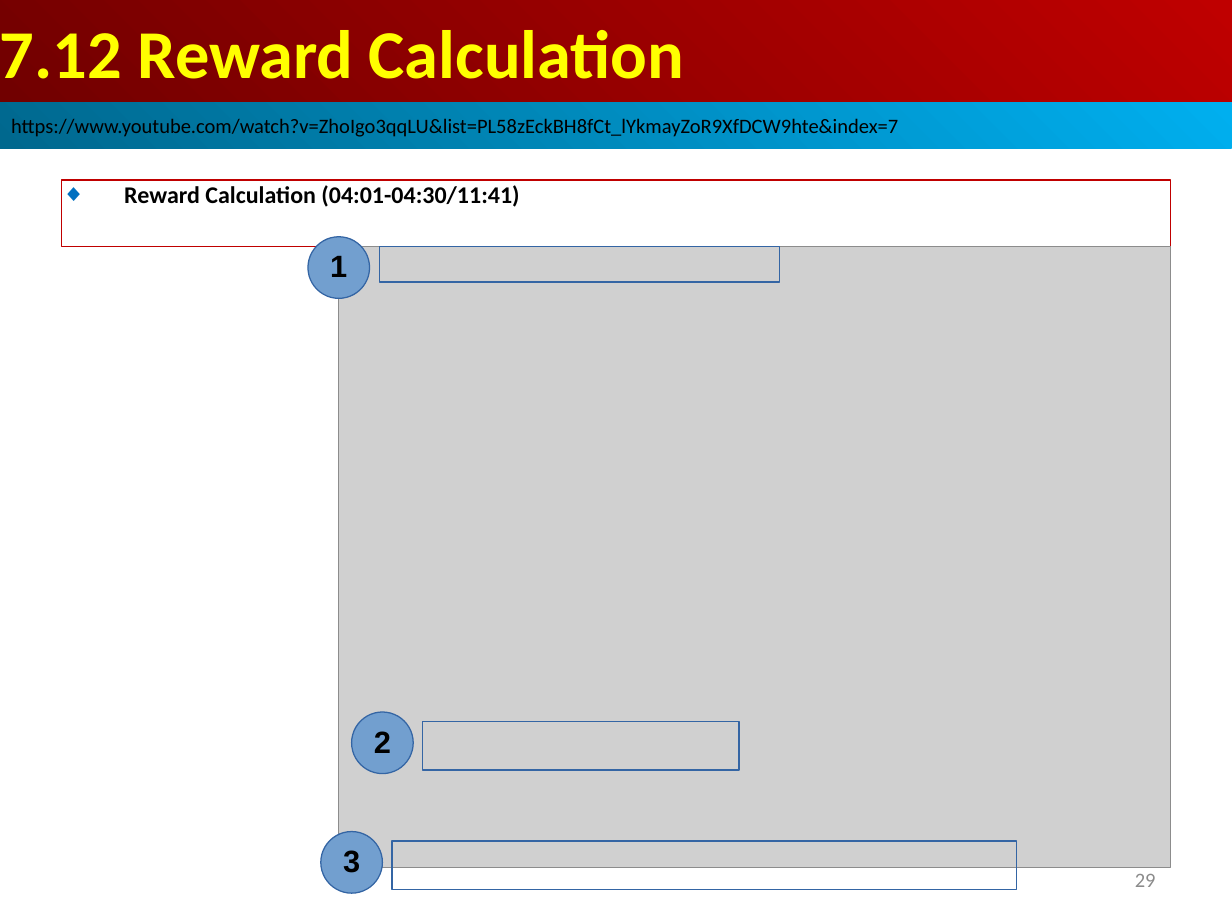
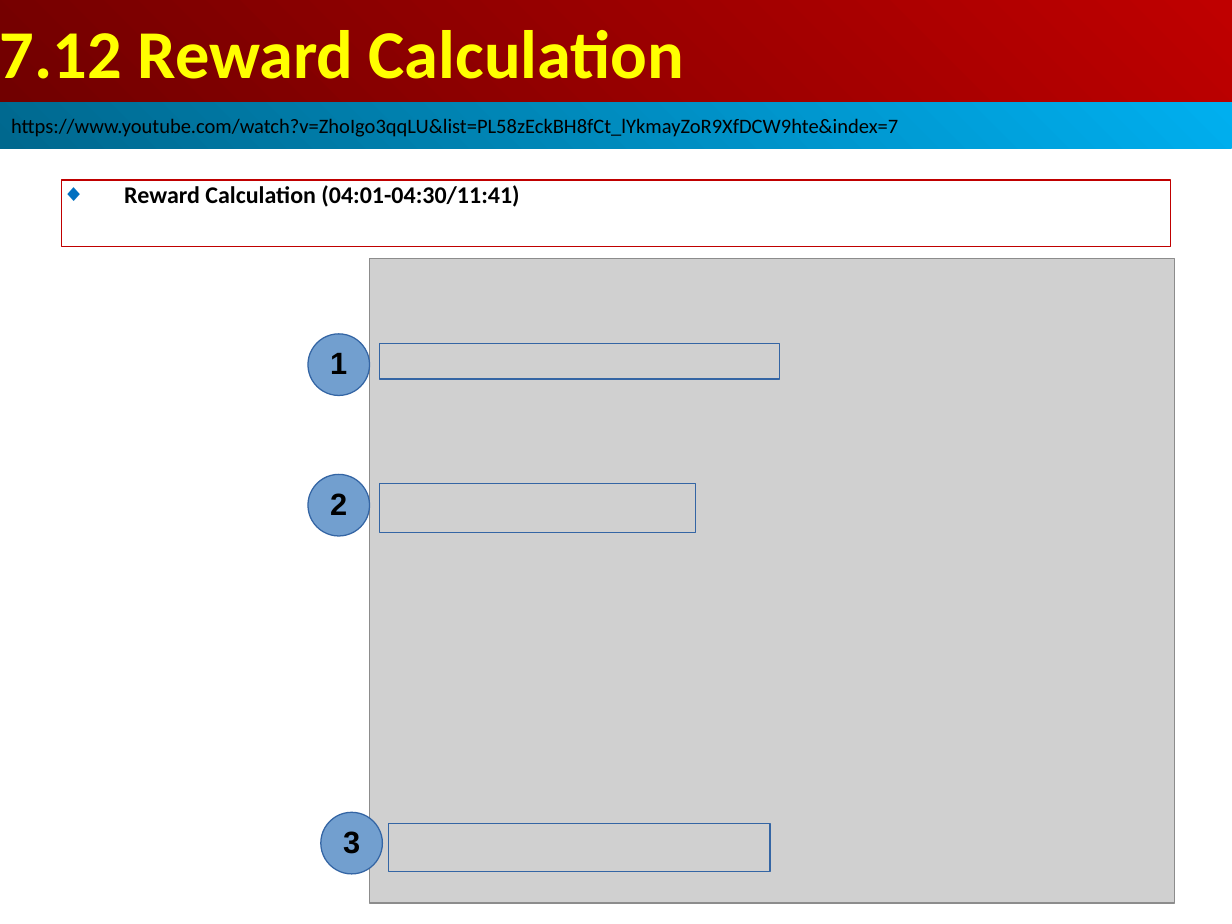
Before and after one commit to peterhchen/AIU_CS513_DRL, a slide deck: slide 29 of 000_DRL_JC/007_QL_Frozen_Lake/001_Video/007_QL_Frobzen_Lake.ppt. Drawn at 1232x924 pixels with LibreOffice and Linux fonts; fonts in the diff are those of the drawing; grey boxes stand for pictures. Boxes give left, top, right and bottom in pixels: in the first picture for what was removed or moved away, otherwise in the second. Text is boxed around its words. In the diff, an @@ line names an element or a change of style, - is before the commit and + after.

```diff
--- a/000_DRL_JC/007_QL_Frozen_Lake/001_Video/007_QL_Frobzen_Lake.ppt
+++ b/000_DRL_JC/007_QL_Frozen_Lake/001_Video/007_QL_Frobzen_Lake.ppt
@@ picture: place and size @@
-picture at (339, 246, 1170, 867)
+picture at (370, 259, 1175, 903)
@@ ellipse "1": place and size @@
-ellipse "1" at (308, 237, 370, 298)
+ellipse "1" at (308, 334, 370, 395)
@@ rectangle: place and size @@
-rectangle at (379, 246, 780, 282)
+rectangle at (379, 344, 780, 379)
@@ ellipse "2": place and size @@
-ellipse "2" at (351, 712, 413, 774)
+ellipse "2" at (308, 474, 370, 536)
@@ rectangle added at (379, 484, 696, 532), outline #3465A4 0.74 pt @@
@@ ellipse "3": place and size @@
-ellipse "3" at (320, 832, 382, 893)
+ellipse "3" at (320, 812, 382, 873)
@@ rectangle: place and size @@
-rectangle at (423, 722, 739, 770)
+rectangle at (389, 823, 770, 871)
@@ rectangle removed at (392, 841, 1016, 890) @@
@@ page number removed at (1135, 874, 1156, 887) @@
-29
```
Also in this commit, not shown: 7 other slides changed, 1 slide added.
